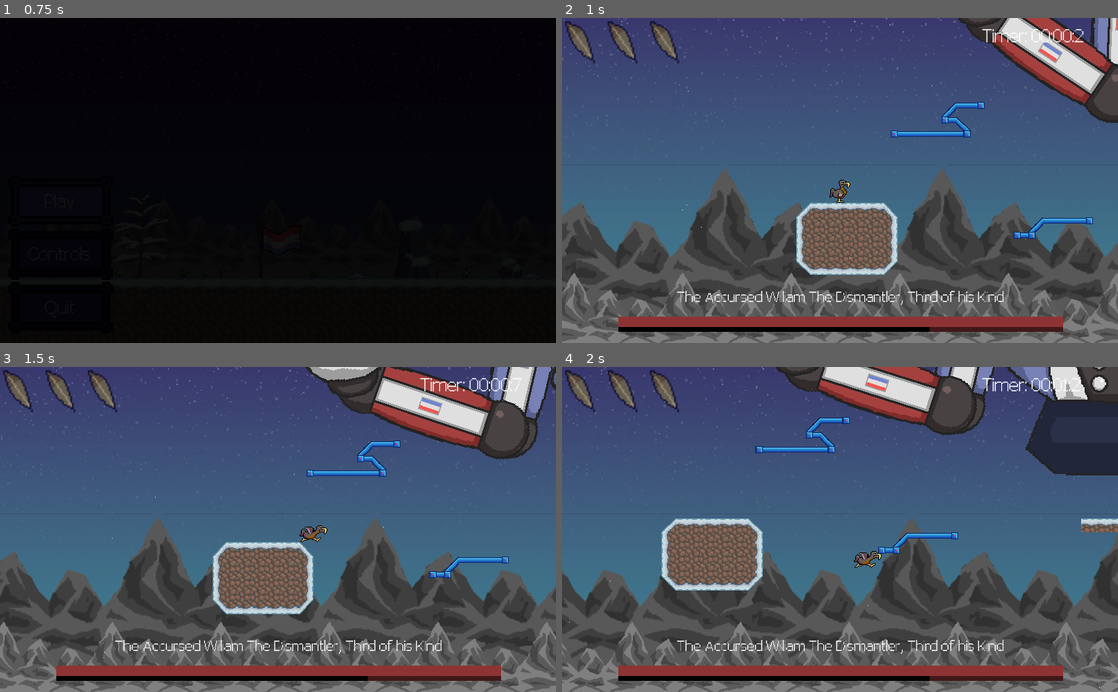
Above: before the commit, frames 1-4 (two rows, left to right).
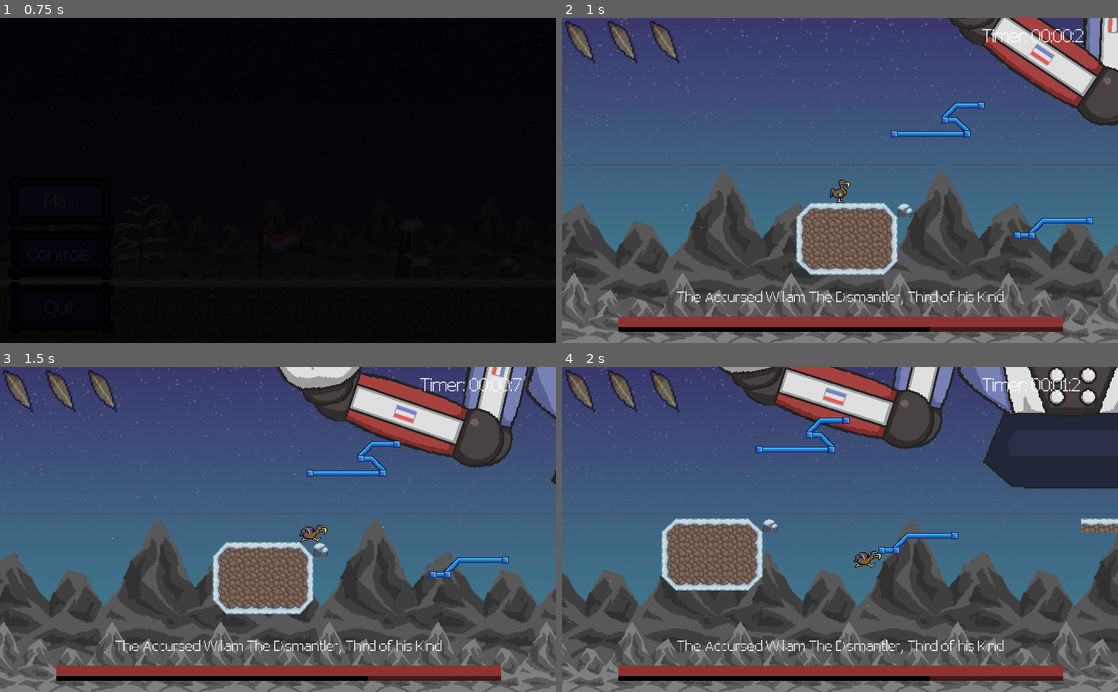
Above: after the commit, the same moments.

Repository: Struckdown/GDQ2021
Game: Godot game, scene res://MainMenu.tscn
Two runs of this game, one before a commit and one after it. Both use one fixed random seed, a clock stepped at 60 frames per second and the inputs below. The engine's default icon, where the game draws it, is replaced by a stand-in: a white triangle on a blue panel in a dark square. Sound files missing from this copy of the repository are replaced by a short silence.
Inputs (mouse positions are in pixels of both pictures, inside the frame that each line leads up to):
- Up to frame 1 (0.75 s): click "Play" at 0.5 s
- Up to frame 2 (1 s): no input
- Up to frame 3 (1.5 s): move the mouse to (400, 513) at 1.27 s; hold D (right) from 1.28 s (still down); tap Shift (dash) at 1.35 s
- Up to frame 4 (2 s): keep holding D (right); tap Space (jump) at 1.52 s

Frame 1 is identical in both runs. In frame 2, 3.8% of the frame differs, in the area x 60-100%, y 0-62%; in frame 3, 9.0%; in frame 4, 13%, in the area x 28-100%, y 0-51%.

Commit message:
Killer Dutch Robot now follows you

Diff:
--- a/Environment/MainLevel.tres
+++ b/Environment/MainLevel.tres
@@ -54,6 +54,9 @@
 points = PoolVector2Array( 20, 10, 0, 10, 0, 0, 20, 0 )
 
 [sub_resource type="ConvexPolygonShape2D" id=18]
+points = PoolVector2Array( 20, 20, 0, 20, 0, 0, 20, 0 )
+
+[sub_resource type="ConvexPolygonShape2D" id=47]
 points = PoolVector2Array( 20, 20, 0, 20, 0, 0, 20, 0 )
 
 [sub_resource type="ConvexPolygonShape2D" id=19]
@@ -1359,3 +1362,24 @@
 "shape_transform": Transform2D( 1, 0, 0, 1, 0, 0 )
 } ]
 118/z_index = 0
+119/name = "spr_tiles9x23.png 119"
+119/texture = ExtResource( 1 )
+119/tex_offset = Vector2( 0, 0 )
+119/modulate = Color( 1, 1, 1, 1 )
+119/region = Rect2( 140, 60, 20, 20 )
+119/tile_mode = 0
+119/occluder_offset = Vector2( 0, 0 )
+119/navigation_offset = Vector2( 0, 0 )
+119/shape_offset = Vector2( 0, 0 )
+119/shape_transform = Transform2D( 1, 0, 0, 1, 0, 0 )
+119/shape = SubResource( 47 )
+119/shape_one_way = false
+119/shape_one_way_margin = 1.0
+119/shapes = [ {
+"autotile_coord": Vector2( 0, 0 ),
+"one_way": false,
+"one_way_margin": 1.0,
+"shape": SubResource( 47 ),
+"shape_transform": Transform2D( 1, 0, 0, 1, 0, 0 )
+} ]
+119/z_index = 0
--- a/Environment/Terrain.tscn
+++ b/Environment/Terrain.tscn
@@ -12,7 +12,7 @@
 collision_mask = 524289
 occluder_light_mask = 9
 format = 1
-tile_data = PoolIntArray( -2949164, 0, 0, -2949163, 0, 0, -2 …(5284 unchanged characters)… , 0, 0, 131074, 0, 0, 131075, 9, 0, 131098, 0, 0, 131099, 0, 0, 131100, 0, 0, 13 …(86798 unchanged characters)…
+tile_data = PoolIntArray( -2949164, 0, 0, -2949163, 0, 0, -2 …(5284 unchanged characters)… , 0, 0, 131074, 0, 0, 131075, 9, 0, 131076, 119, 0, 131098, 0, 0, 131099, 0, 0, 131100, 0, 0, 13 …(86798 unchanged characters)…
 __meta__ = {
 "_edit_lock_": true
 }
--- a/MainLevel.gd
+++ b/MainLevel.gd
@@ -7,7 +7,6 @@
 	CameraManager.cameraRef = $Dodo/Camera2D
 	BGM.requestSong("res://BGM/GDQ - 2021 - BGM Phase 1 - Intro.mp3")
 	BGM.connect("finished", self, "_on_BGM_finished")
-
 
 # Called every frame. 'delta' is the elapsed time since the previous frame.
 #func _process(delta):
--- a/MainLevel.tscn
+++ b/MainLevel.tscn
@@ -24,6 +24,11 @@
 orbit_velocity_random = 0.0
 scale = 2.0
 scale_random = 1.0
+
+[sub_resource type="NavigationPolygon" id=2]
+vertices = PoolVector2Array( -1803.52, -810.13, 1942.75, -940.297, 1780.84, 494.714, -1787.64, 339.148 )
+polygons = [ PoolIntArray( 0, 1, 2, 3 ) ]
+outlines = [ PoolVector2Array( -1803.52, -810.13, 1942.75, -940.297, 1780.84, 494.714, -1787.64, 339.148 ) ]
 
 [node name="MainLevel3" type="Node2D"]
 script = ExtResource( 6 )
@@ -126,5 +131,11 @@
 position = Vector2( 1132.71, -366.651 )
 z_index = -1
 bossHPRef = NodePath("../Boss/BossHp")
+navigation2D = NodePath("../Navigation2D")
+
+[node name="Navigation2D" type="Navigation2D" parent="."]
+
+[node name="NavigationPolygonInstance" type="NavigationPolygonInstance" parent="Navigation2D"]
+navpoly = SubResource( 2 )
 
 [connection signal="died" from="Dodo" to="." method="_on_Dodo_died"]
--- a/Mechs/KillerDutchMech.gd
+++ b/Mechs/KillerDutchMech.gd
@@ -4,11 +4,13 @@
 var missile = preload("res://Projectiles/Missile.tscn")
 var health
 export(int) var maxHealth = 3
+export(float) var moveSpeed = 100
 export(NodePath) onready var bossHPRef = get_node(bossHPRef)
 var dodo
 export(Array, NodePath) var missileLaunchers
 var invulnerable = false
-#var state_machine = $AnimationTree["parameters/playback"]
+export(NodePath) onready var navigation2D = get_node(navigation2D)
+var dest = Vector2.ZERO
 var bossAggressionMultiplier = 1
 var explosionParticles = preload("res://Mechs/ExplosionParticle.tscn")
 
@@ -18,9 +20,11 @@
 	dodo = get_tree().get_nodes_in_group("Player")[0]
 
 # Called every frame. 'delta' is the elapsed time since the previous frame.
-#func _process(delta):
-#	pass
+func _process(delta):
+	move(delta)
 
+func move(delta):
+	global_position -= (global_position-dest).normalized() * moveSpeed * delta
 
 func _on_MissileLauncherTimer_timeout():
 	fireMissile()
@@ -51,7 +55,7 @@
 	if bossHPRef:
 		bossHPRef.setHealth(float(health)/float(maxHealth))
 	bossAggressionMultiplier += .5
-	var i = health + 1
+	var i = randi()%3
 	$HitSFX.stream = load("res://SFX/Angry Robot " + str(i+1)  + ".mp3")
 	$HitSFX.play()
 	if health <= 2:
@@ -93,3 +97,9 @@
 
 func swatHand():
 	$AnimationTree.get("parameters/playback").travel("batLHand")
+
+
+
+func _on_ChaseTimer_timeout():
+	dest = navigation2D.get_closest_point(dodo.global_position)
+#		$Navigation2D.get_closest_point()
--- a/Mechs/KillerDutchMech.tscn
+++ b/Mechs/KillerDutchMech.tscn
@@ -30,11 +30,10 @@
 angle = 360.0
 angle_random = 1.0
 scale_random = 1.0
-scale_curve = SubResource( 14 )
-color_ramp = SubResource( 12 )
-
-[sub_resource type="Animation" id=3]
-resource_name = "batLHand"
+scale_curve = SubResource( 4 )
+color_ramp = SubResource( 2 )
+
+[sub_resource type="Animation" id=6]
 length = 2.4
 tracks/0/type = "value"
 tracks/0/path = NodePath("UpperArmL/ArmL/HandL:rotation_degrees")
@@ -73,8 +72,7 @@
 "values": [ -2.42474, 93.014, 69.2846, 14.9413, -2.42474 ]
 }
 
-[sub_resource type="Animation" id=4]
-resource_name = "rest"
+[sub_resource type="Animation" id=7]
 length = 2.0
 loop = true
 tracks/0/type = "value"
@@ -366,8 +364,7 @@
 "values": [ Vector2( 1, 1 ) ]
 }
 
-[sub_resource type="Animation" id=2]
-resource_name = "invulnerable"
+[sub_resource type="Animation" id=8]
 tracks/0/type = "value"
 tracks/0/path = NodePath(".:visible")
 tracks/0/interp = 1
@@ -427,7 +424,7 @@
 
 [node name="UpperArmL" type="Sprite" parent="."]
 position = Vector2( -116.179, -88.1709 )
-rotation = 0.0405669
+rotation = 0.201218
 texture = ExtResource( 1 )
 offset = Vector2( 0.826675, 70.6227 )
 hframes = 2
@@ -439,7 +436,7 @@
 
 [node name="ArmL" type="Sprite" parent="UpperArmL"]
 position = Vector2( -0.748195, 137.689 )
-rotation = -7.30075
+rotation = -7.69547
 texture = ExtResource( 1 )
 offset = Vector2( -0.421516, -69.7946 )
 hframes = 2
@@ -449,7 +446,7 @@
 
 [node name="HandL" type="Sprite" parent="UpperArmL/ArmL"]
 position = Vector2( 0.587658, -138.431 )
-rotation = 0.76469
+rotation = 1.00029
 texture = ExtResource( 6 )
 offset = Vector2( 2.26794, -65.4607 )
 hframes = 2
@@ -466,12 +463,12 @@
 one_shot = true
 speed_scale = 2.0
 explosiveness = 1.0
-process_material = SubResource( 15 )
+process_material = SubResource( 5 )
 texture = ExtResource( 7 )
 
 [node name="UpperArmR" type="Sprite" parent="."]
 position = Vector2( 109.81, -88.1709 )
-rotation = 0.0177623
+rotation = -0.0359232
 texture = ExtResource( 1 )
 offset = Vector2( 0.826675, 70.6227 )
 hframes = 2
@@ -482,7 +479,7 @@
 
 [node name="ArmR" type="Sprite" parent="UpperArmR"]
 position = Vector2( -0.748195, 137.689 )
-rotation = 1.07373
+rotation = 1.33716
 texture = ExtResource( 1 )
 offset = Vector2( -0.421516, -69.7946 )
 hframes = 2
@@ -493,7 +490,7 @@
 
 [node name="HandR" type="Sprite" parent="UpperArmR/ArmR"]
 position = Vector2( 2.1962, -144.387 )
-rotation = -0.645937
+rotation = -0.854146
 texture = ExtResource( 6 )
 offset = Vector2( -5.76402, -58.4693 )
 hframes = 2
@@ -511,19 +508,19 @@
 one_shot = true
 speed_scale = 2.0
 explosiveness = 1.0
-process_material = SubResource( 15 )
+process_material = SubResource( 5 )
 texture = ExtResource( 7 )
 
 [node name="AnimationPlayer" type="AnimationPlayer" parent="."]
-anims/batLHand = SubResource( 3 )
-anims/rest = SubResource( 4 )
+anims/batLHand = SubResource( 6 )
+anims/rest = SubResource( 7 )
 
 [node name="MissileLauncherTimer" type="Timer" parent="."]
 wait_time = 5.0
 autostart = true
 
 [node name="InvulnerableAnimationPlayer" type="AnimationPlayer" parent="."]
-anims/invulnerable = SubResource( 2 )
+anims/invulnerable = SubResource( 8 )
 
 [node name="HitSFX" type="AudioStreamPlayer2D" parent="."]
 stream = ExtResource( 3 )
@@ -533,14 +530,19 @@
 [node name="Skeleton2D" type="Skeleton2D" parent="."]
 
 [node name="AnimationTree" type="AnimationTree" parent="."]
-tree_root = SubResource( 9 )
+tree_root = SubResource( 13 )
 anim_player = NodePath("../AnimationPlayer")
 active = true
 root_motion_track = NodePath("Body:position")
-parameters/playback = SubResource( 10 )
+parameters/playback = SubResource( 14 )
 
 [node name="MissileLaunchedSFX" type="AudioStreamPlayer2D" parent="."]
 stream = ExtResource( 8 )
 
+[node name="ChaseTimer" type="Timer" parent="."]
+wait_time = 2.0
+autostart = true
+
 [connection signal="timeout" from="MissileLauncherTimer" to="." method="_on_MissileLauncherTimer_timeout"]
 [connection signal="animation_finished" from="InvulnerableAnimationPlayer" to="." method="_on_InvulnerableAnimationPlayer_animation_finished"]
+[connection signal="timeout" from="ChaseTimer" to="." method="_on_ChaseTimer_timeout"]
Not shown: 1 places in Environment/MainLevel.tres that only renumber resources
Not shown: 1 places in MainLevel.tscn that only renumber resources
Not shown: 2 places in Mechs/KillerDutchMech.tscn that only renumber resources
